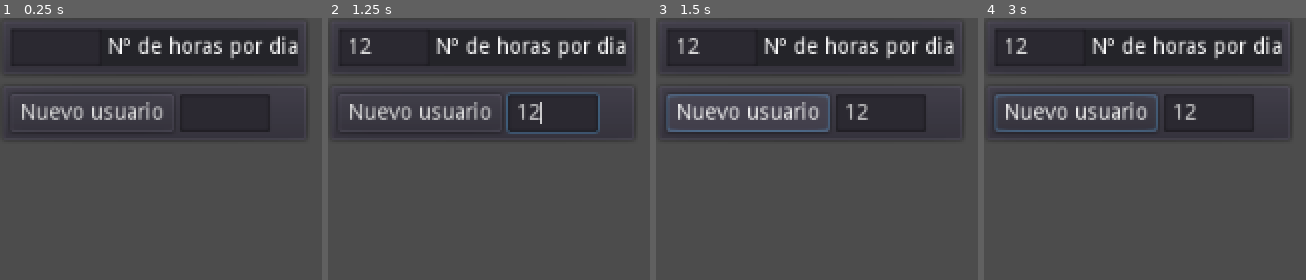
Above: before the commit, frames 1-4 (left to right).
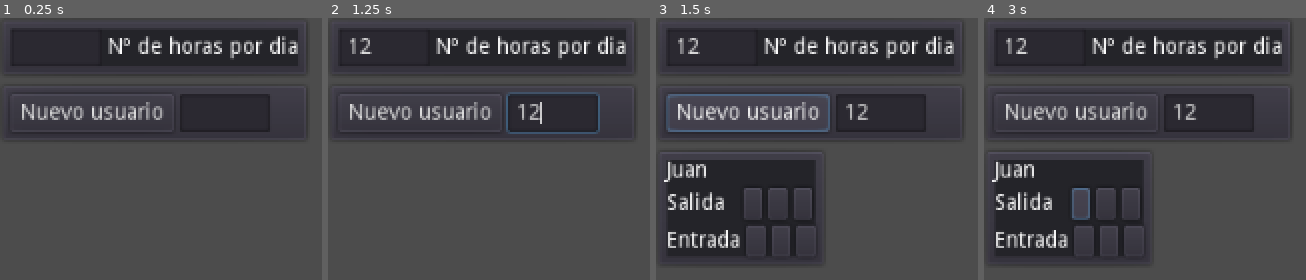
Above: after the commit, the same moments.

Repository: juanantoniogit/Rueda
Game: Godot game, scene res://Cuadrante/Configuracion/Configuracion.tscn
The game is run twice, just before and just after one commit, with the same random seed, the same clock (stepped at 60 frames per second) and the same inputs.
Inputs (mouse positions are in pixels of both pictures, inside the frame that each line leads up to):
- Up to frame 1 (0.25 s): no input
- Up to frame 2 (1.25 s): click (382, 46) at 0.52 s; type "12" at 0.6 s; click (553, 112) at 0.75 s; type "12" at 0.83 s
- Up to frame 3 (1.5 s): click "Nuevo usuario" at 1.25 s
- Up to frame 4 (3 s): click "Nuevo usuario" at 2 s; click (1080, 204) at 2.77 s

Frames 1-2 are identical in both runs. In frame 3, 13% of the frame differs, in the area x 2-51%, y 54-94%; in frame 4, 15%, in the area x 2-55%, y 29-94%.

Commit message:
escena configuracion

Diff:
--- /dev/null
+++ b/ProyectoGodot/Rueda/Cuadrante/Configuracion/Configuracion.gd
@@ -0,0 +1,26 @@
+extends Control
+
+onready var user = load("res://Cuadrante/configuracion de usuario/Config Usuario.tscn").instance()
+var nombre = null
+var numUser = 0
+
+func _ready():
+
+	pass
+
+#func _process(delta):
+
+#	pass
+
+
+func _on_NuevoUsuario_pressed():
+	numUser += 1
+	$VBoxContainer/Usuarios/HBoxContainer.add_child(user)
+	user.set_name(nombre)
+
+	pass # replace with function body
+
+
+func _on_N_horasDia_text_changed(new_text):
+	nombre = new_text
+	pass # replace with function body
--- a/ProyectoGodot/Rueda/Cuadrante/Configuracion/Configuracion.tscn
+++ b/ProyectoGodot/Rueda/Cuadrante/Configuracion/Configuracion.tscn
@@ -1,4 +1,6 @@
-[gd_scene format=2]
+[gd_scene load_steps=2 format=2]
+
+[ext_resource path="res://Cuadrante/Configuracion/Configuracion.gd" type="Script" id=1]
 
 [node name="Configuracion" type="Control" index="0"]
 
@@ -14,6 +16,7 @@
 mouse_default_cursor_shape = 0
 size_flags_horizontal = 1
 size_flags_vertical = 1
+script = ExtResource( 1 )
 
 [node name="VBoxContainer" type="VBoxContainer" parent="." index="0"]
 
@@ -143,6 +146,7 @@
 
 [node name="HBoxContainer2" type="HBoxContainer" parent="VBoxContainer/NuevoUsuario" index="0"]
 
+editor/display_folded = true
 anchor_left = 0.0
 anchor_top = 0.0
 anchor_right = 0.0
@@ -204,3 +208,39 @@
 caret_blink = false
 caret_blink_speed = 0.65
 caret_position = 0
+
+[node name="Usuarios" type="Control" parent="VBoxContainer" index="2"]
+
+anchor_left = 0.0
+anchor_top = 0.0
+anchor_right = 0.0
+anchor_bottom = 0.0
+margin_top = 84.0
+margin_right = 198.0
+margin_bottom = 84.0
+rect_pivot_offset = Vector2( 0, 0 )
+rect_clip_content = false
+mouse_filter = 0
+mouse_default_cursor_shape = 0
+size_flags_horizontal = 1
+size_flags_vertical = 1
+
+[node name="HBoxContainer" type="HBoxContainer" parent="VBoxContainer/Usuarios" index="0"]
+
+anchor_left = 0.0
+anchor_top = 0.0
+anchor_right = 0.0
+anchor_bottom = 0.0
+margin_right = 40.0
+margin_bottom = 40.0
+rect_pivot_offset = Vector2( 0, 0 )
+rect_clip_content = false
+mouse_filter = 1
+mouse_default_cursor_shape = 0
+size_flags_horizontal = 1
+size_flags_vertical = 1
+alignment = 0
+
+[connection signal="pressed" from="VBoxContainer/NuevoUsuario/HBoxContainer2/NuevoUsuario" to="." method="_on_NuevoUsuario_pressed"]
+
+[connection signal="text_changed" from="VBoxContainer/NuevoUsuario/HBoxContainer2/Nº horasDia" to="." method="_on_N_horasDia_text_changed"]
